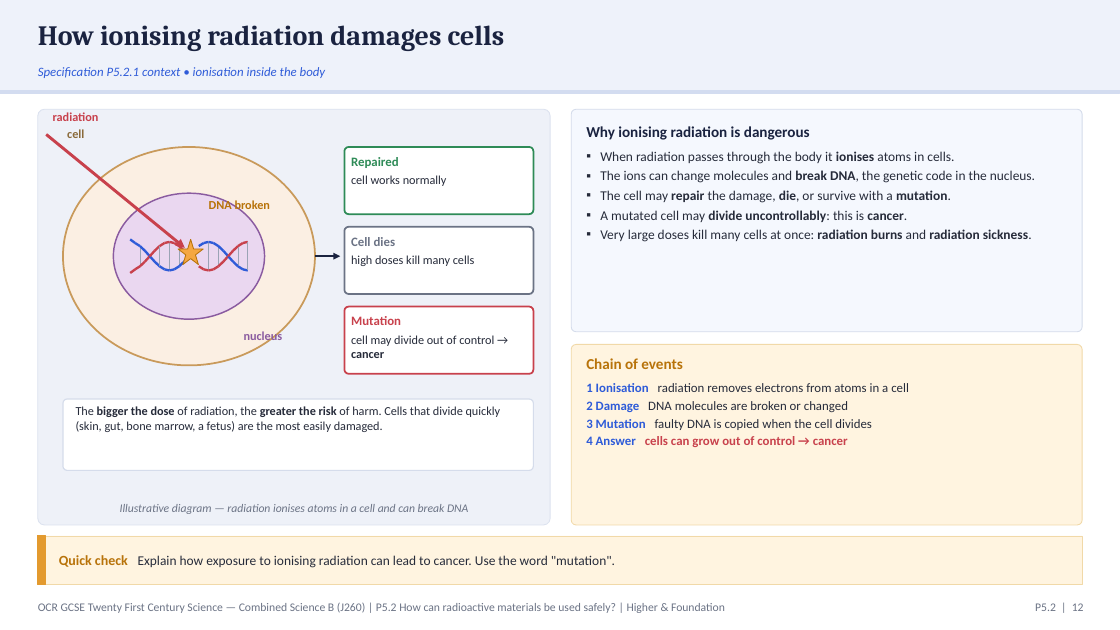
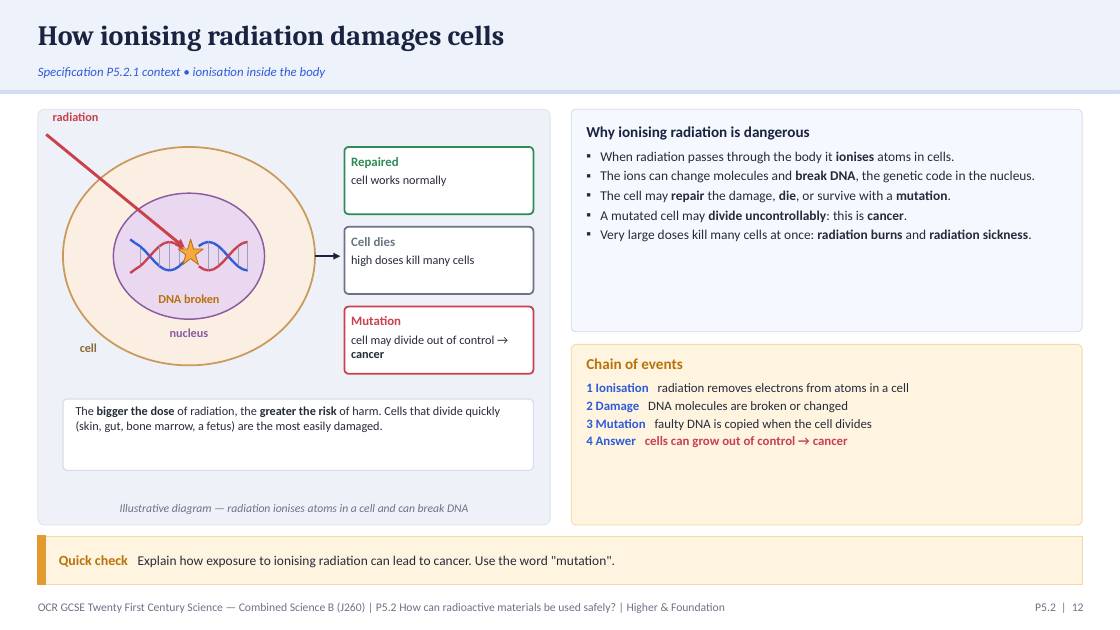
Before and after one commit to pstephenphilip-ship-it/Piri-MBBS, a slide deck: slide 12 of gcse-slides/ocr-physics/OCR21C_P5.2_UsingRadioactiveMaterialsSafely_Combined.pptx. Drawn at 1120x630 pixels with LibreOffice and Linux fonts; fonts in the diff are those of the drawing. Boxes give left, top, right and bottom in pixels: in the first picture for what was removed or moved away, otherwise in the second. Text is boxed around its words. In the diff, an @@ line names an element or a change of style, - is before the commit and + after.

```diff
--- a/gcse-slides/ocr-physics/OCR21C_P5.2_UsingRadioactiveMaterialsSafely_Combined.pptx
+++ b/gcse-slides/ocr-physics/OCR21C_P5.2_UsingRadioactiveMaterialsSafely_Combined.pptx
@@ text "DNA broken" rewrapped from [209, 199, 270, 213] to [158, 294, 219, 303] @@
@@ text "nucleus": place and size @@
-text "nucleus" at [244, 329, 283, 343]
+text "nucleus" at [170, 328, 209, 337]
@@ text "nucleus" at [170, 328, 209, 337]: alignment left to centre @@
@@ text "cell": place and size @@
-text "cell" at [67, 129, 84, 138]
+text "cell" at [80, 343, 97, 352]
```
Also in this commit, not shown: 12 other slides changed, 2 other files.
